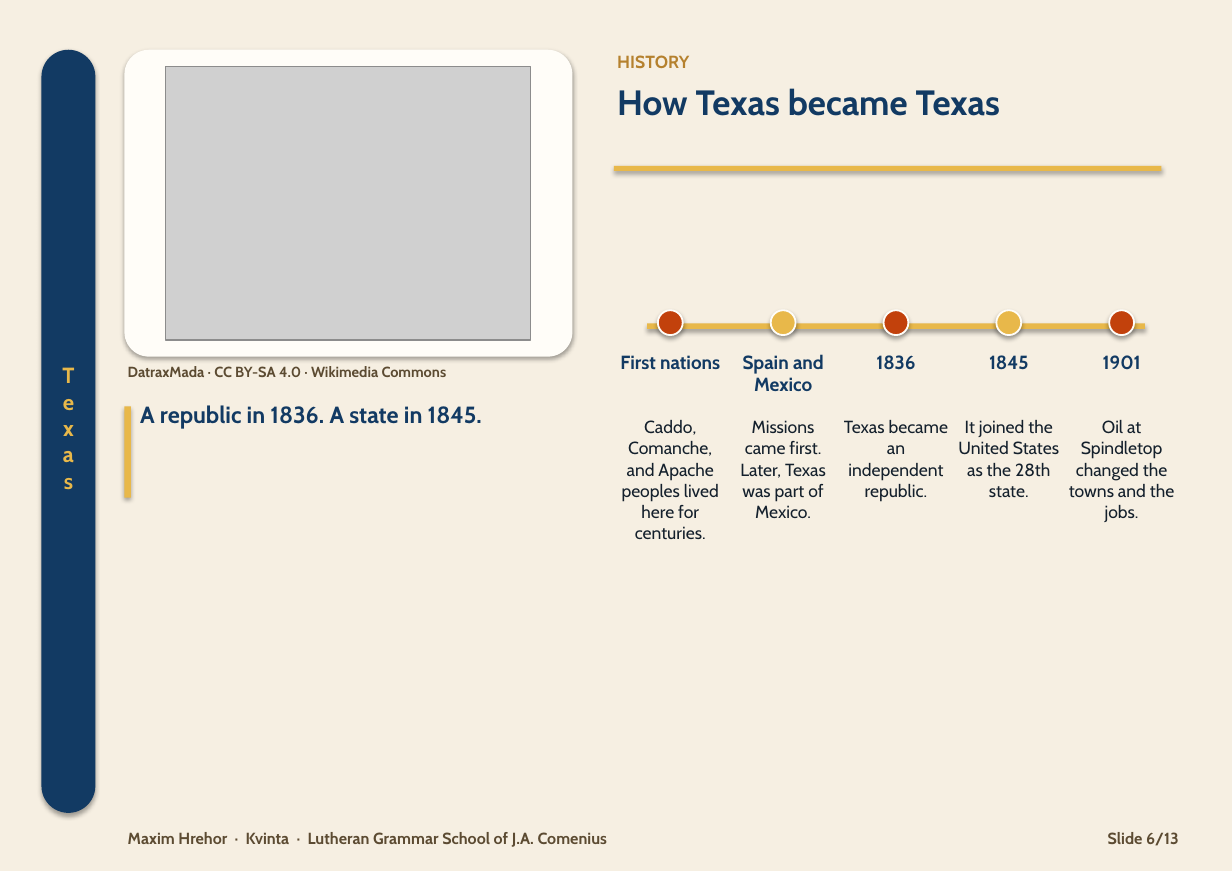
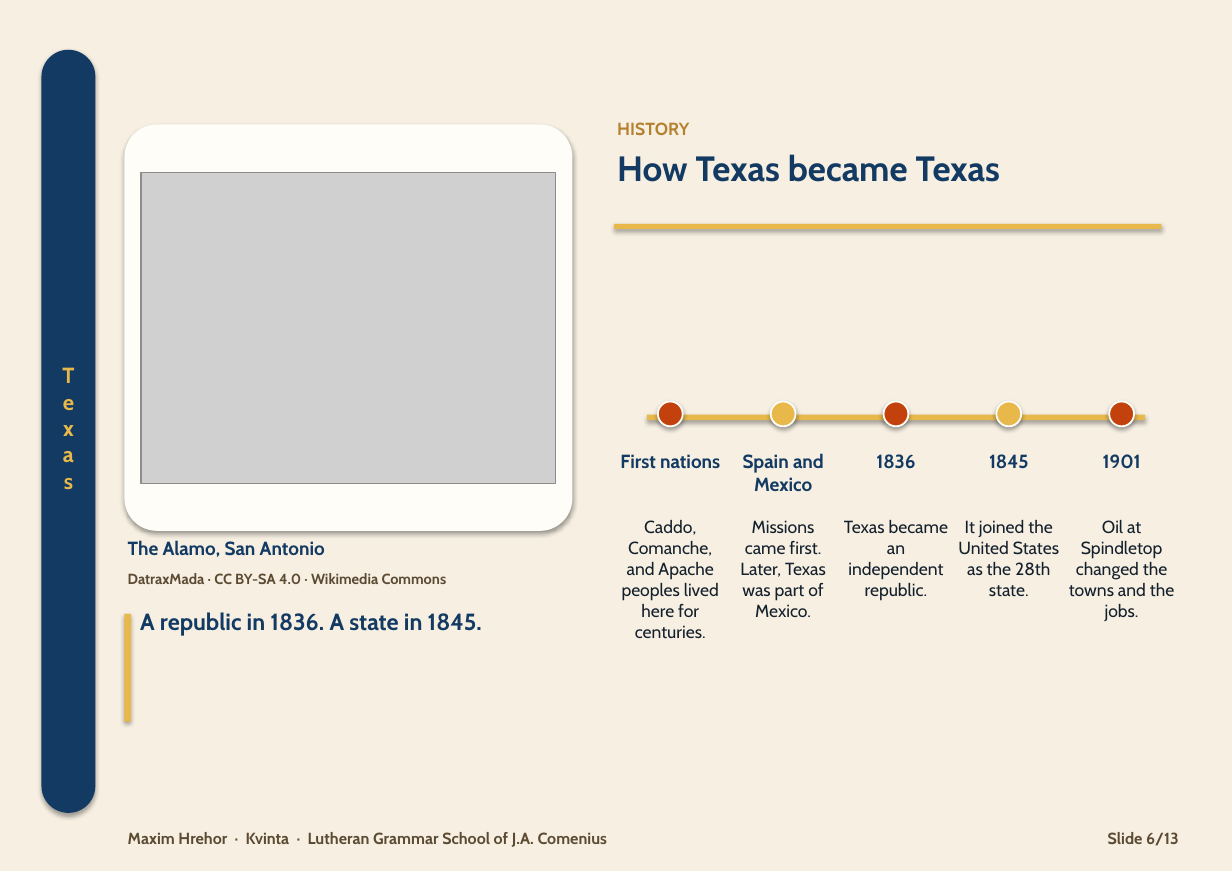
Before and after one commit to HenrichHrehor/Visualia, a slide deck: slide 6 of export/texas/ver2.pptx. Drawn at 1232x871 pixels with LibreOffice and Linux fonts; fonts in the diff are those of the drawing; grey boxes stand for pictures. Boxes give left, top, right and bottom in pixels: in the first picture for what was removed or moved away, otherwise in the second. Text is boxed around its words. In the diff, an @@ line names an element or a change of style, - is before the commit and + after.

```diff
--- a/export/texas/ver2.pptx
+++ b/export/texas/ver2.pptx
@@ text "HISTORY": place and size @@
-text "HISTORY" at <box>617,55,689,68</box>
+text "HISTORY" at <box>617,122,689,135</box>
@@ rounded rectangle: place and size @@
-rounded rectangle at <box>124,50,572,356</box>
+rounded rectangle at <box>124,124,572,531</box>
@@ text "How Texas became Texas": place and size @@
-text "How Texas became Texas" at <box>617,88,1000,116</box>
+text "How Texas became Texas" at <box>617,154,1000,182</box>
@@ picture: place and size @@
-picture at <box>165,66,530,340</box>
+picture at <box>141,172,556,483</box>
@@ rectangle: place and size @@
-rectangle at <box>614,165,1162,171</box>
+rectangle at <box>614,224,1162,230</box>
@@ 5 ellipses, 1 rectangle: place and size @@
-5 ellipses, 1 rectangle at <box>647,310,1145,335</box>
+5 ellipses, 1 rectangle at <box>647,402,1145,427</box>
@@ 5 texts: place and size @@
-5 texts at <box>620,354,1141,391</box>
+5 texts at <box>620,453,1141,491</box>
@@ text "Caddo, Comanche, and Apache peoples ...": place and size @@
-text "Caddo, Comanche, and Apache peoples ..." at <box>622,420,719,540</box>
+text "Caddo, Comanche, and Apache peoples ..." at <box>622,520,719,639</box>
@@ text "Missions came first. Later, Texas ...": place and size @@
-text "Missions came first. Later, Texas ..." at <box>740,420,826,518</box>
+text "Missions came first. Later, Texas ..." at <box>740,520,826,617</box>
@@ text "Texas became an independent republic.": place and size @@
-text "Texas became an independent republic." at <box>844,420,948,501</box>
+text "Texas became an independent republic." at <box>844,520,948,601</box>
@@ text "It joined the United States ...": place and size @@
-text "It joined the United States ..." at <box>958,420,1059,498</box>
+text "It joined the United States ..." at <box>958,520,1059,597</box>
@@ text "Oil at Spindletop changed the ...": place and size @@
-text "Oil at Spindletop changed the ..." at <box>1069,420,1174,522</box>
+text "Oil at Spindletop changed the ..." at <box>1069,520,1174,621</box>
@@ text "DatraxMada · CC BY-SA 4.0 ...": place and size @@
-text "DatraxMada · CC BY-SA 4.0 ..." at <box>128,366,447,377</box>
+text "DatraxMada · CC BY-SA 4.0 ..." at <box>128,573,447,584</box>
@@ text added at <box>128,540,325,557</box>, 13 pt, text #123A63, bold @@
+The Alamo, San Antonio
@@ rectangle: place and size @@
-rectangle at <box>124,407,131,498</box>
+rectangle at <box>124,614,131,722</box>
@@ text "A republic in 1836. A ...": place and size @@
-text "A republic in 1836. A ..." at <box>140,405,482,429</box>
+text "A republic in 1836. A ..." at <box>140,612,482,636</box>
```
Also in this commit, not shown: 12 other slides changed, 4 other files.
